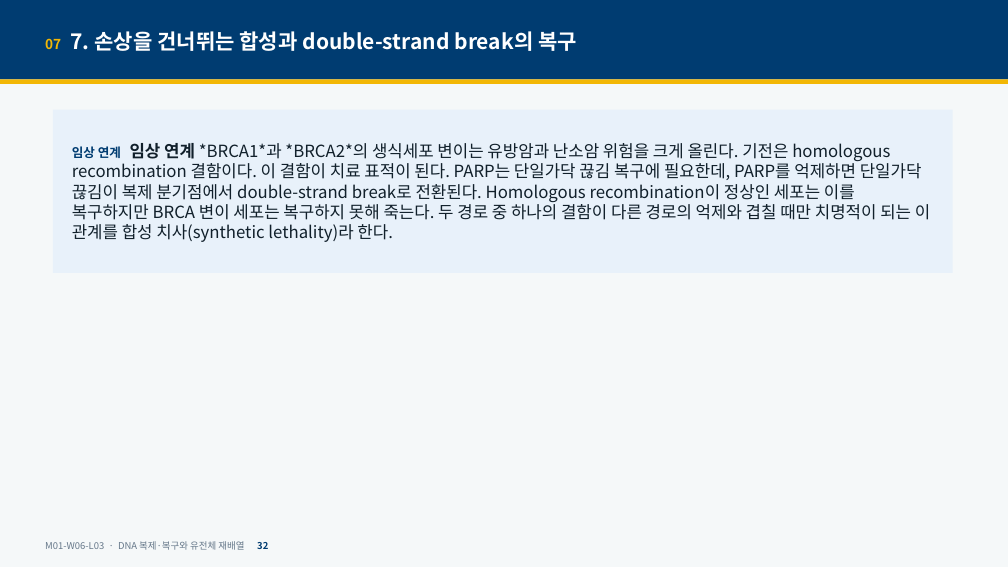
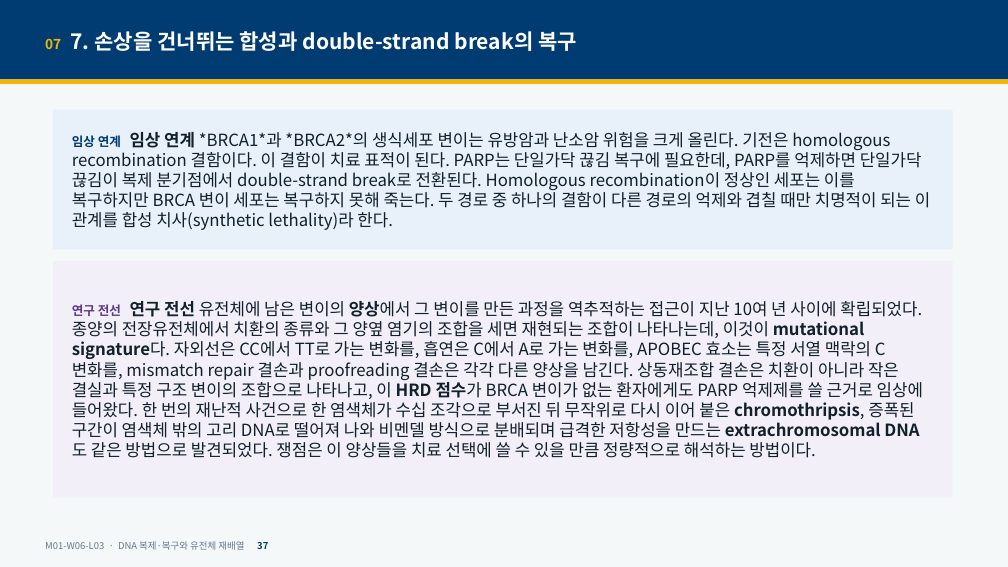
Before and after one commit to hoperiasd2/hoperiasd2.github.io, a slide deck: slide 37 of curriculum/M01/W06/L03/slides.pptx (slide 32 before the commit). Drawn at 1008x567 pixels with LibreOffice and Linux fonts; fonts in the diff are those of the drawing. Boxes give left, top, right and bottom in pixels: in the first picture for what was removed or moved away, otherwise in the second. Text is boxed around its words. In the diff, an @@ line names an element or a change of style, - is before the commit and + after.

```diff
--- a/curriculum/M01/W06/L03/slides.pptx
+++ b/curriculum/M01/W06/L03/slides.pptx
@@ rectangle "임상 연계 임상 연계 *BRCA1*과 ...": place and size @@
-rectangle "임상 연계 임상 연계 *BRCA1*과 ..." at (53,110,953,273)
+rectangle "임상 연계 임상 연계 *BRCA1*과 ..." at (53,110,953,250)
@@ rectangle added at (53,261,953,498), fill #F3EFF9, 16 pt, text #11202B @@
+연구 전선 연구 전선 유전체에 남은 변이의 양상에서 그 변이를 만든 과정을 역추적하는 접근이 지난 10여 년 사이에 확립되었다. 종양의 전장유전체에서 치환의 종류와 그 양옆 염기의 조합을 세면 재현되는 조합이 나타나는데, 이것이 mutational signature다. 자외선은 CC에서 TT로 가는 변화를, 흡연은 C에서 A로 가는 변화를, APOBEC 효소는 특정 서열 맥락의 C 변화를, mismatch repair 결손과 proofreading 결손은 각각 다른 양상을 남긴다. 상동재조합 결손은 치환이 아니라 작은 결실과 특정 구조 변이의 조합으로 나타나고, 이 HRD 점수가 BRCA 변이가 없는 환자에게도 PARP 억제제를 쓸 근거로 임상에 들어왔다. 한 번의 재난적 사건으로 한 염색체가 수십 조각으로 부서진 뒤 무작위로 다시 이어 붙은 chromothripsis, 증폭된 구간이 염색체 밖의 고리 DNA로 떨어져 나와 비멘델 방식으로 분배되며 급격한 저항성을 만드는 extrachromosomal DNA도 같은 방법으로 발견되었다. 쟁점은 이 양상들을 치료 선택에 쓸 수 있을 만큼 정량적으로 해석하는 방법이다.
```
Also in this commit, not shown: 40 other slides changed, 11 slides added, 5 other files.
